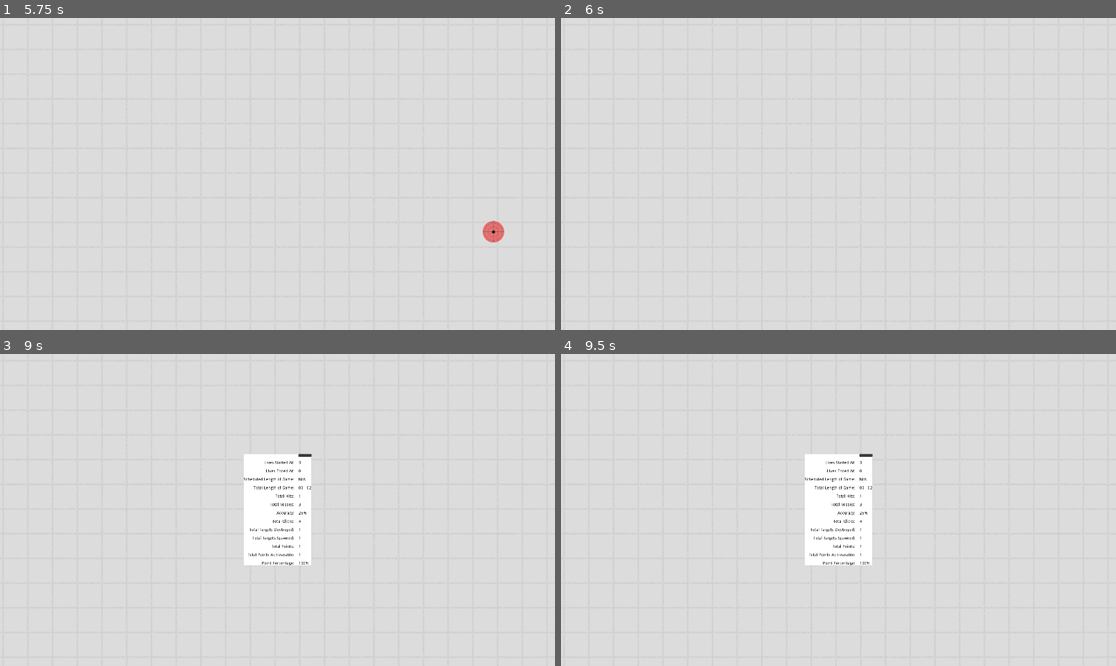
Above: before the commit, frames 1-4 (two rows, left to right).
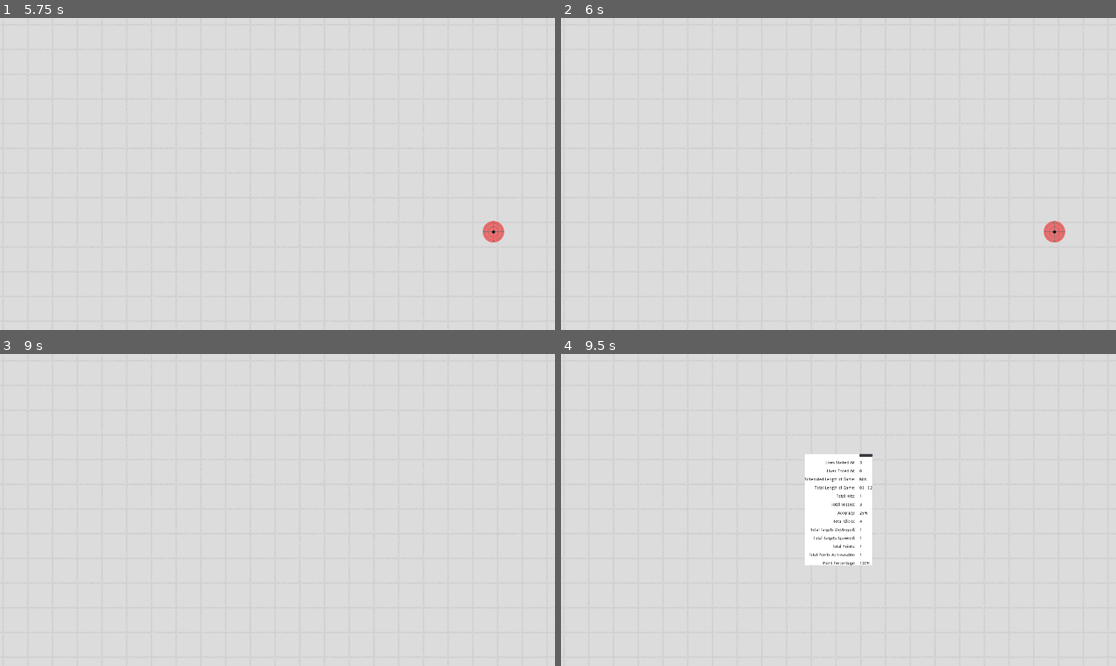
Above: after the commit, the same moments.

Repository: CasualYT31/aimbooster
Game: Godot game, scene res://scenes/Root.tscn
Two runs of this game, one before a commit and one after it. Both use one fixed random seed, a clock stepped at 60 frames per second and the inputs below.
Inputs (mouse positions are in pixels of both pictures, inside the frame that each line leads up to):
- Up to frame 1 (5.75 s): click "Start Game" at 0.5 s; tap Enter at 1.25, 2.75, 4.25 s; move the mouse to (399, 158) at 1.27 s; click (399, 158) at 1.42 s; tap Space at 2, 3.5, 5 s; move the mouse to (166, 189) at 2.02 s; click (166, 189) at 2.17 s; move the mouse to (333, 105) at 2.77 s; click (333, 105) at 2.92 s; move the mouse to (249, 236) at 3.52 s; click (249, 236) at 3.67 s; move the mouse to (444, 220) at 4.27 s; click (444, 220) at 4.42 s; move the mouse to (493, 233) at 5.02 s; click (493, 233) at 5.17 s
- Up to frame 2 (6 s): move the mouse to (866, 174) at 5.77 s; click (866, 174) at 5.92 s
- Up to frame 3 (9 s): move the mouse to (194, 432) at 6.52 s; click (194, 432) at 6.67 s; move the mouse to (399, 494) at 7.27 s; click (399, 494) at 7.42 s; move the mouse to (166, 525) at 8.02 s; click (166, 525) at 8.17 s; move the mouse to (333, 441) at 8.77 s; click (333, 441) at 8.92 s
- Up to frame 4 (9.5 s): no input

Frame 1 is identical in both runs. In frame 2, 0.2% of the frame differs, in the area x 86-91%, y 65-72%; in frame 3, 4.2%, in the area x 43-57%, y 31-68%; in frame 4, nothing differs.

Commit message:
Made delays longer... bugs to do with hit/miss reg resurfacing...

Diff:
--- a/scripts/Game.gd
+++ b/scripts/Game.gd
@@ -67,7 +67,7 @@
 # Functions - Game Loop
 func _process(delta):
 	# delay reappearing targets when unpausing so that the input event queue can be cleared out
-	if targetParentReappearDelayEnabled && entireLengthOfGame - targetParentReappearDelay >= 0.0001:
+	if targetParentReappearDelayEnabled && entireLengthOfGame - targetParentReappearDelay >= 0.1:
 		$TargetParent.show()
 		targetParentReappearDelayEnabled = false
 
@@ -75,7 +75,8 @@
 	_updateTimeDisplay()
 	if _targetSpawnManager():
 		_increaseDifficulty()
-	if entireLengthOfGame - gameOverCheckingDelay >= 0.1:
+	if entireLengthOfGame - gameOverCheckingDelay >= 0.5:
+		_updateLivesDisplay()
 		_checkIfGameOver()
 		gameOverCheckingDelay = entireLengthOfGame
 
@@ -270,7 +271,6 @@
 	# undo "target miss" that registers in _unhandled_input()
 	if settings.lives != settings.INFINITE_LIVES:
 		lives += 1
-	_updateLivesDisplay()
 
 func _on_target_miss():
 	if settings.soundVolume >= 1.0 && !gameHasEnded:
@@ -280,7 +280,6 @@
 		lives -= 1
 		if lives < 0:
 			lives = 0
-	_updateLivesDisplay()
 
 func _on_target_destroy():
 	statistics.aTargetWasDestroyed()
